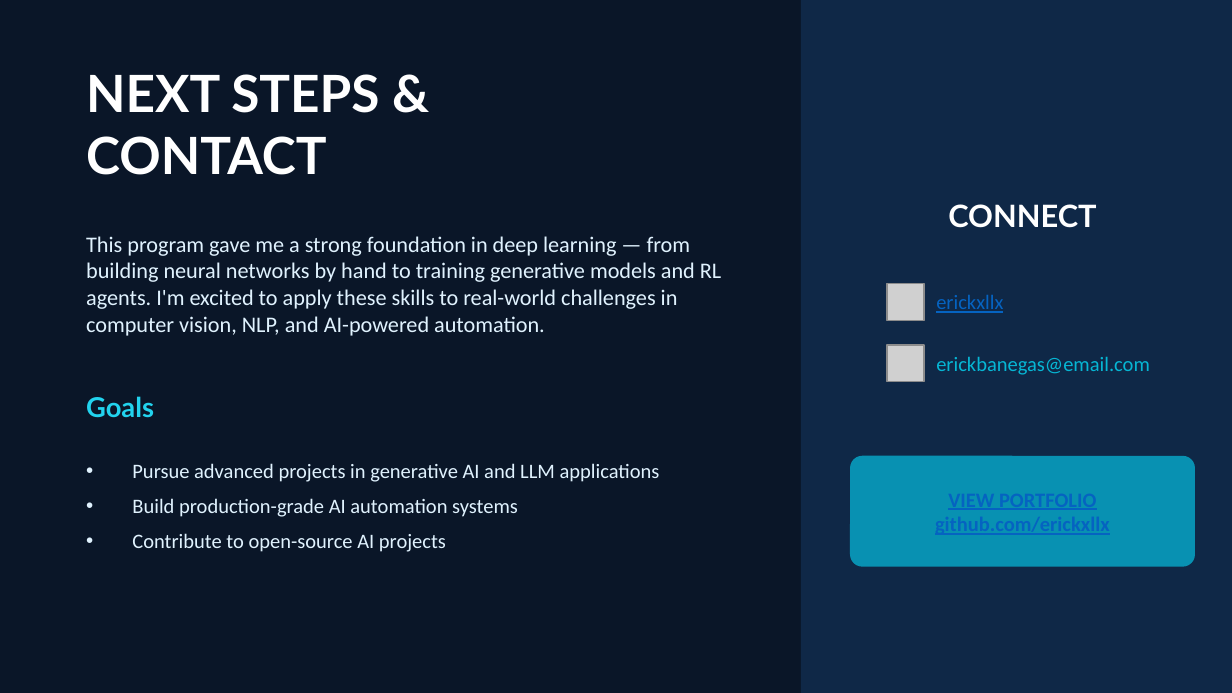
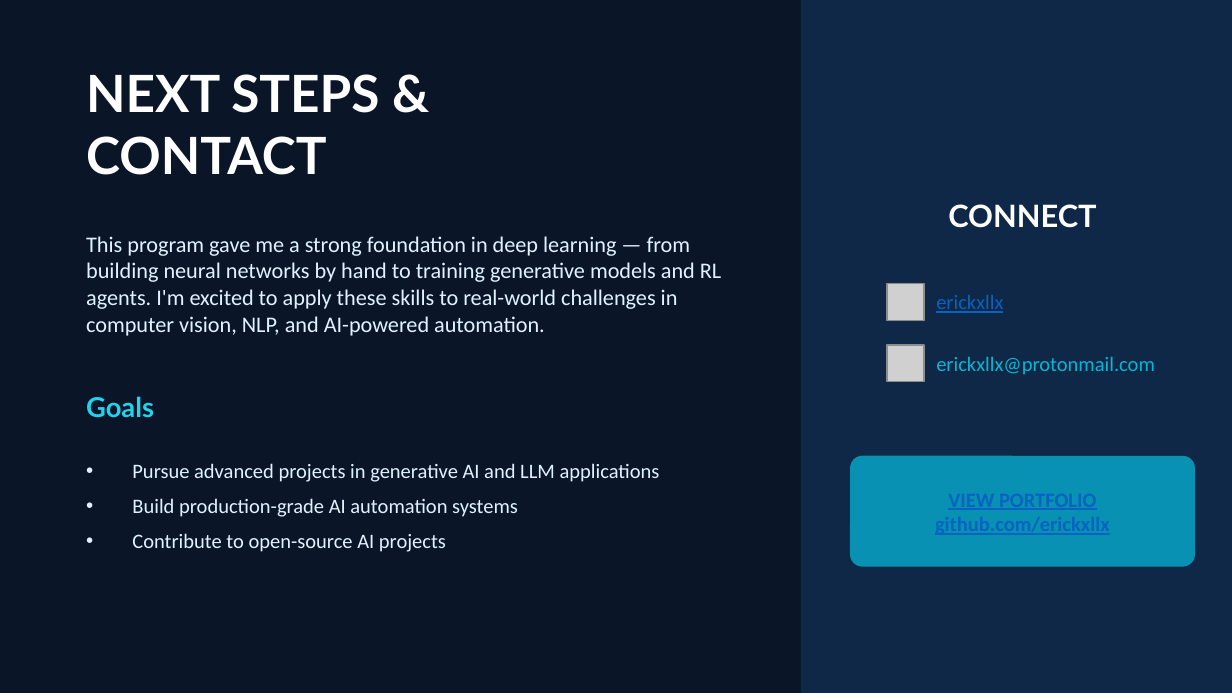
Before and after one commit to erickxllx/Erick-Banegas-AI-Portfolio, a slide deck: slide 5 of Presentation/Pf_ErickBanegas_ITAI2376.pptx. Drawn at 1232x693 pixels with LibreOffice and Linux fonts; fonts in the diff are those of the drawing; grey boxes stand for pictures. Boxes give left, top, right and bottom in pixels: in the first picture for what was removed or moved away, otherwise in the second. Text is boxed around its words. In the diff, an @@ line names an element or a change of style, - is before the commit and + after.

Commit message:
Update

```diff
--- a/Presentation/Pf_ErickBanegas_ITAI2376.pptx
+++ b/Presentation/Pf_ErickBanegas_ITAI2376.pptx
@@ text at [936,357,1155,374]: text changed @@
-erickbanegas@email.com
+erickxllx@protonmail.com
```
